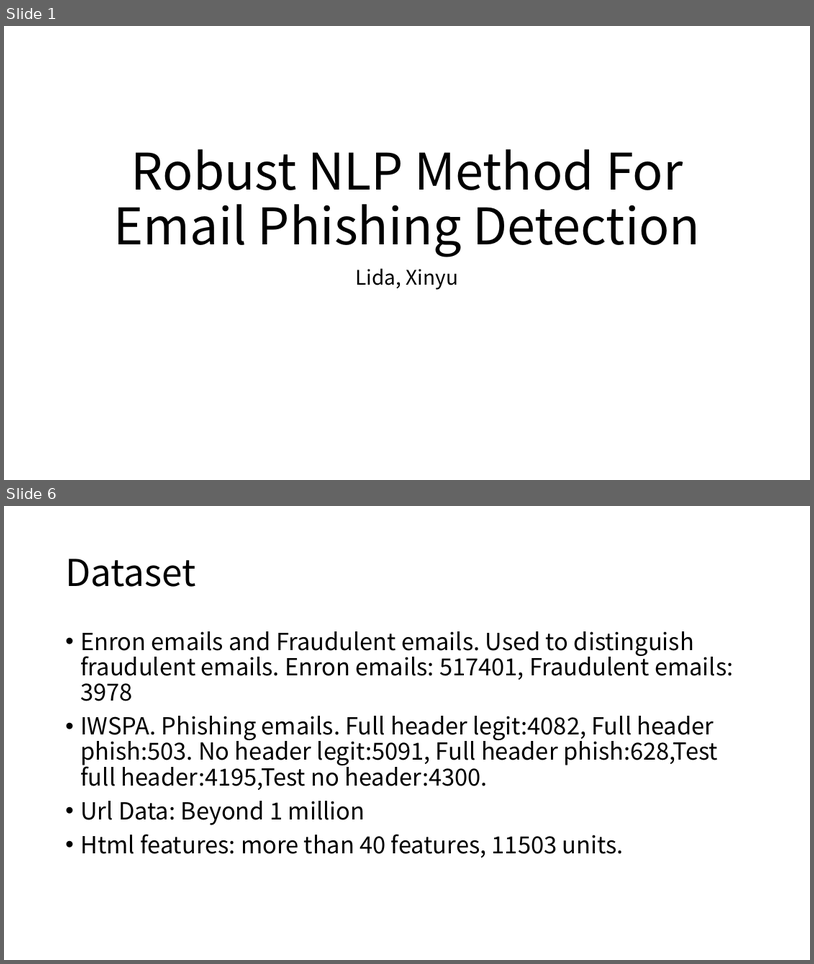
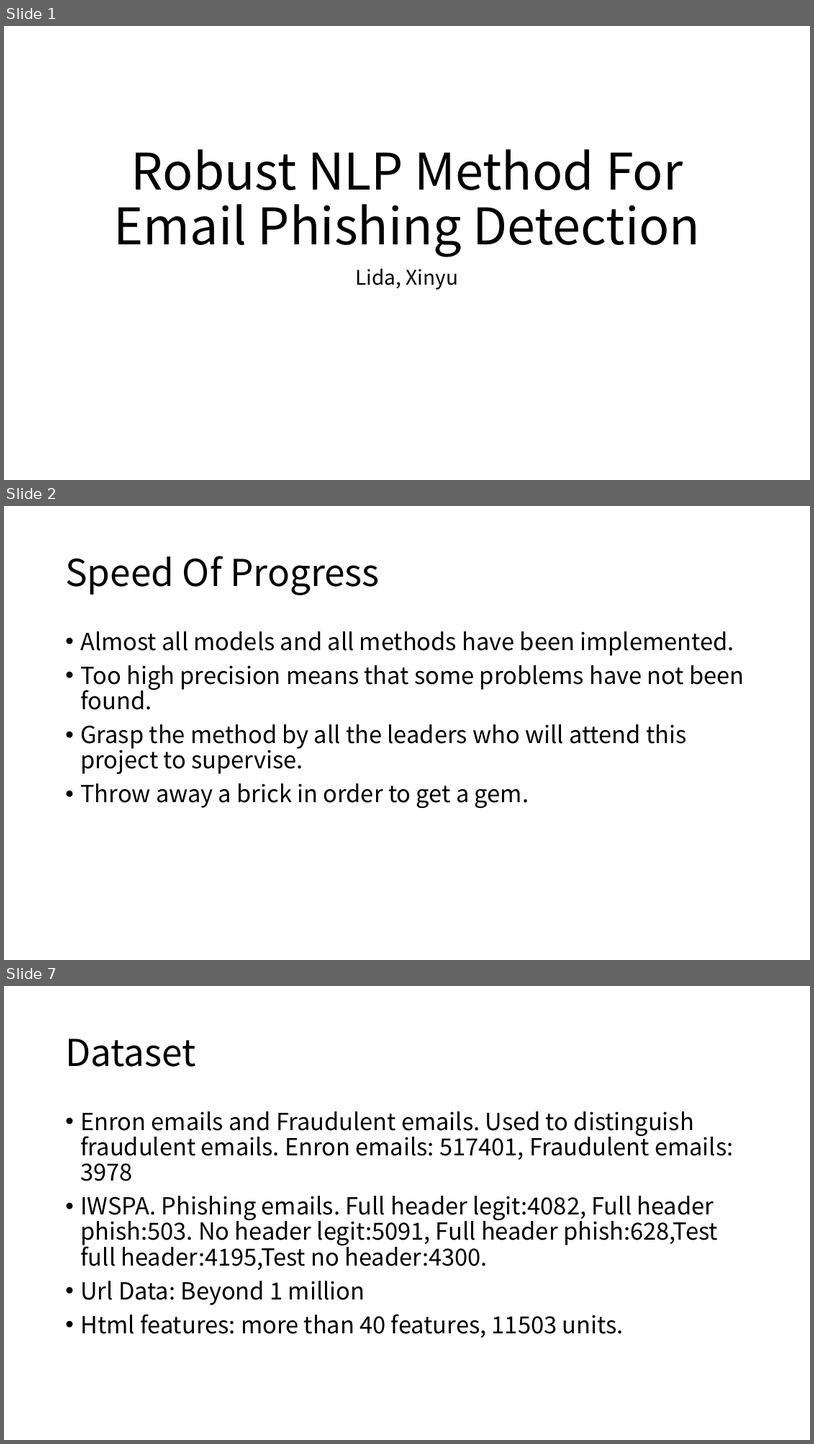
Before and after one commit to wang-zifu/anti-phishing, a slide deck: doc/AI Anti-phishing.pptx. Shown one above the other, each under a label of ours: slides 1 and 6 before the commit, slides 1, 2 and 7 after it; the slides between them are not shown. The pictures are 814x964 and 814x1444 pixels, drawn with LibreOffice and Linux fonts; fonts in the diff are those of the drawing. Boxes give left, top, right and bottom in pixels: in the first picture for what was removed or moved away, otherwise in the second. Text is boxed around its words. In the diff, an @@ line names an element or a change of style, - is before the commit and + after.

```diff
--- a/doc/AI Anti-phishing.pptx
+++ b/doc/AI Anti-phishing.pptx
@@ slide 2 added at (x1=4, y1=506, x2=810, y2=960), background #FFFFFF @@
@@ title added at (x1=65, y1=556, x2=380, y2=595), 44 pt, text #000000 @@
+Speed Of Progress
@@ text added at (x1=80, y1=631, x2=745, y2=808), 28 pt, text #000000 @@
+• Almost all models and all methods have been implemented.
+• Too high precision means that some problems have not been found.
+• Grasp the method by all the leaders who will attend this project to supervise.
+• Throw away a brick in order to get a gem.
@@ what was slide 6 is now slide 7 @@
```
Also in this commit, not shown: 8 slides changed.
